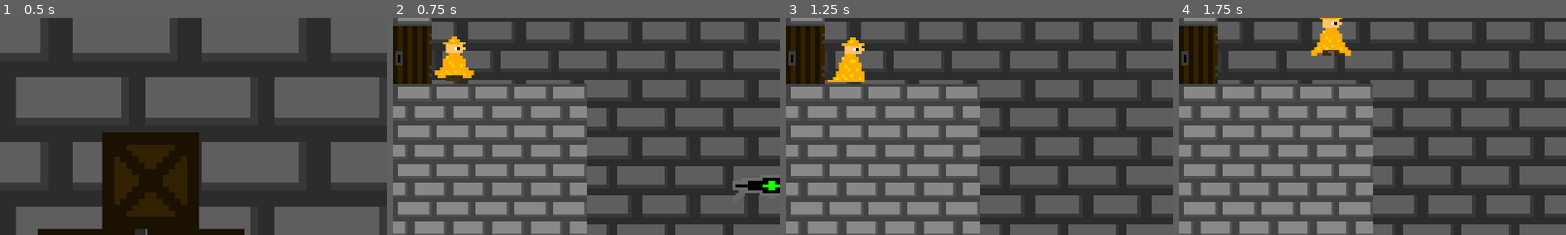
Above: before the commit, frames 1-4 (left to right).
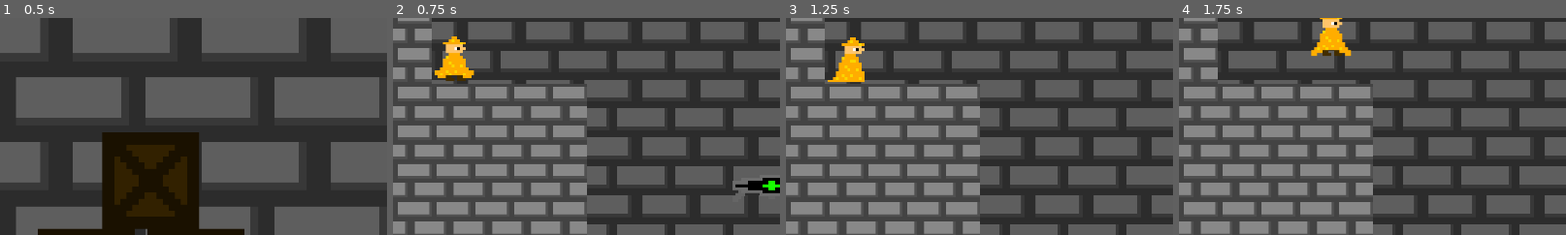
Above: after the commit, the same moments.

Repository: Gplayer128/Bouncemancer
Game: Godot game, scene res://Scenes/MainMenu.tscn
Two runs of this game, one before a commit and one after it. Both use one fixed random seed, a clock stepped at 60 frames per second and the inputs below.
Inputs (mouse positions are % of the whole screen's width and height, from its top left):
- Up to frame 1 (0.5 s): no input
- Up to frame 2 (0.75 s): click "Start Game" at 0.5 s
- Up to frame 3 (1.25 s): no input
- Up to frame 4 (1.75 s): tap Enter at 1.25 s; move the mouse to (72, 45) at 1.27 s; hold D (right) from 1.28 s (still down); hold 1 (1) from 1.28 s (still down); click (72, 45) at 1.42 s; tap Space (jump) at 1.52 s
The pictures show only the part of the screen within x 0-50%, y 29-79%; the shares and areas given below are measured in that part.

Frame 1 is identical in both runs. In frame 2, 2.6% of the frame differs, in the area x 0-11%, y 3-31%; in frame 3, 2.6%; in frame 4, 2.6%.
Error in both runs: Invalid call. Nonexistent function 'shoot' in base 'Node'. (res://Scripts/player.gd:60)

Commit message:
Update level1.tscn

Diff:
--- a/Scenes/level1.tscn
+++ b/Scenes/level1.tscn
@@ -51,12 +51,6 @@
 
 [node name="Node" type="Node" parent="." unique_id=1489354867]
 
-[node name="Door" type="Sprite2D" parent="Node" unique_id=2122868619]
-z_index = 10
-position = Vector2(48, 407.00003)
-scale = Vector2(6, 9)
-texture = ExtResource("3_didp7")
-
 [node name="Door2" type="Sprite2D" parent="Node" unique_id=793656304]
 z_index = 10
 position = Vector2(1872, 599.00006)
